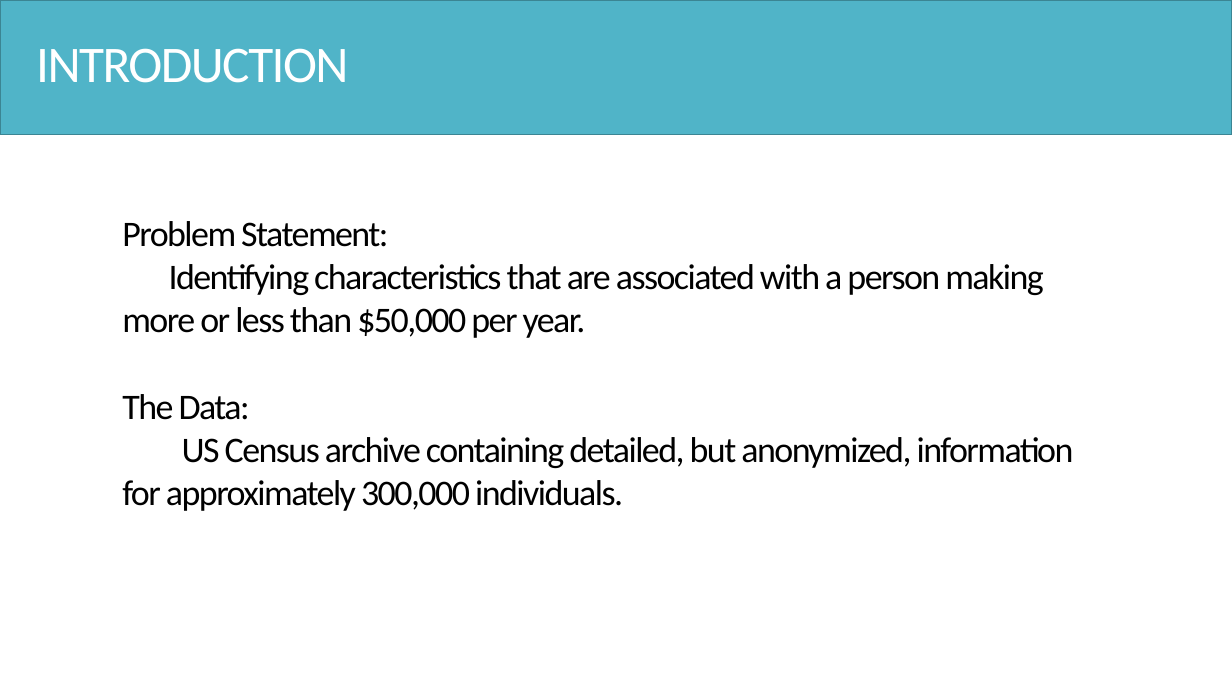
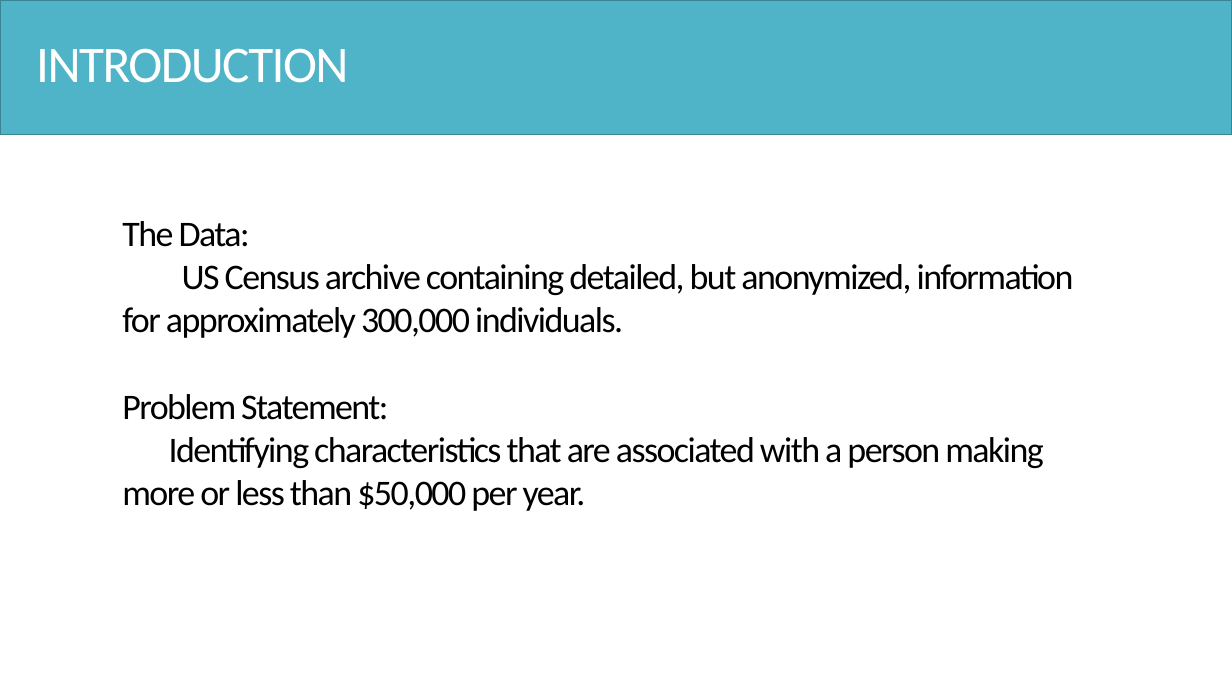
Before and after one commit to Hsgngr/dataiku_income_classification, a slide deck: slide 3 of Task_Presentation.pptx. Drawn at 1232x693 pixels with LibreOffice and Linux fonts; fonts in the diff are those of the drawing. Boxes give left, top, right and bottom in pixels: in the first picture for what was removed or moved away, otherwise in the second. Text is boxed around its words. In the diff, an @@ line names an element or a change of style, - is before the commit and + after.

```diff
--- a/Task_Presentation.pptx
+++ b/Task_Presentation.pptx
@@ text at [122, 221, 1074, 338]: paragraphs added @@
+The Data:
+US Census archive containing detailed, but anonymized, information for approximately 300,000 individuals.
@@ text at [122, 394, 1074, 511]: paragraphs removed @@
-The Data:
-US Census archive containing detailed, but anonymized, information for approximately 300,000 individuals.
```
Also in this commit, not shown: 2 other slides changed, 5 slides added, 1 slide removed.
